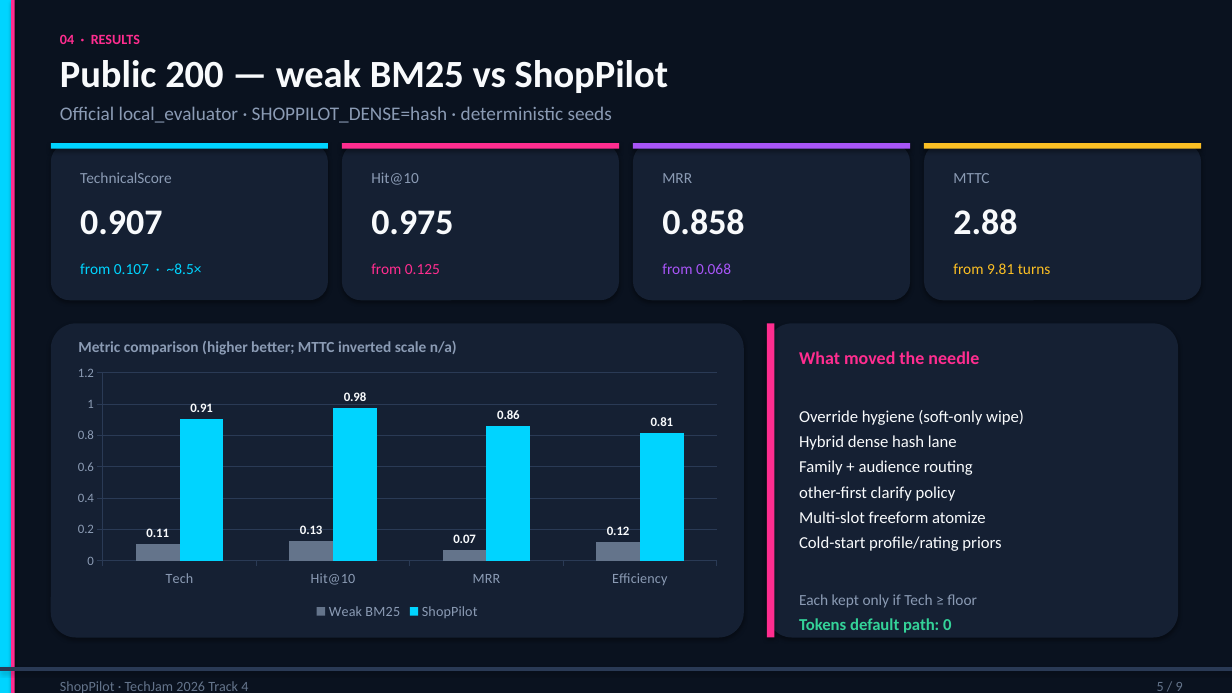
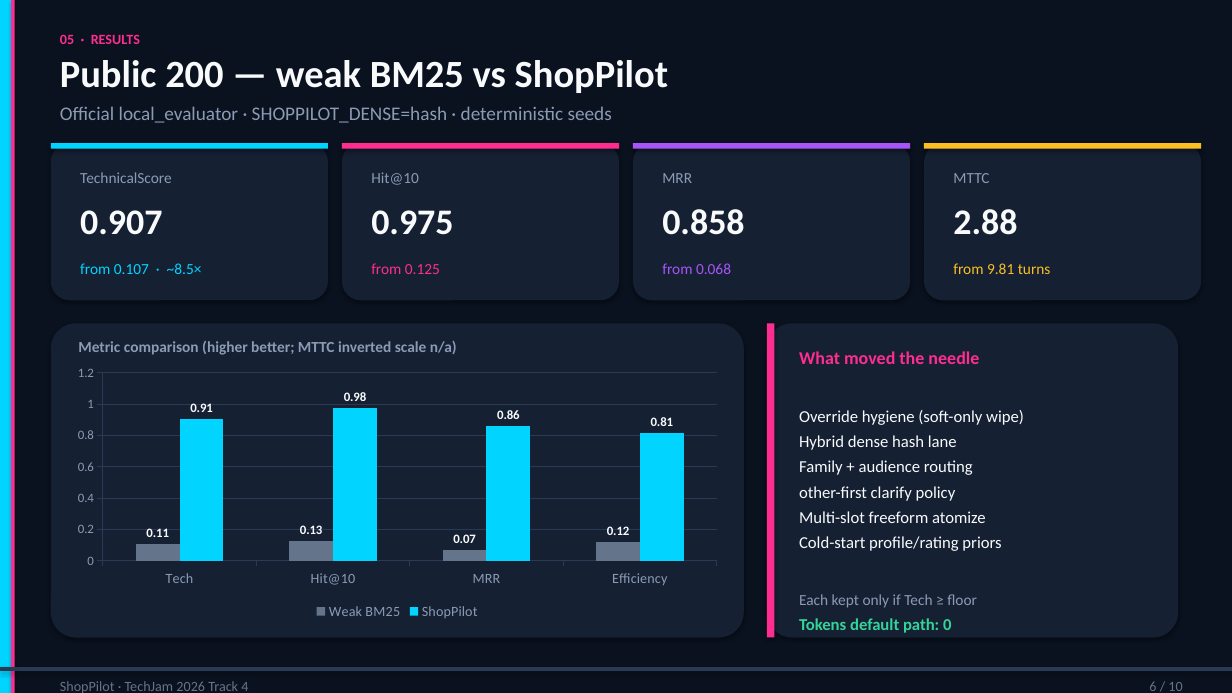
Before and after one commit to algorathem/techjam2026-shopping-copilot, a slide deck: slide 6 of docs/ShopPilot_Demo_Slides.pptx (slide 5 before the commit). Drawn at 1232x693 pixels with LibreOffice and Linux fonts; fonts in the diff are those of the drawing. Boxes give left, top, right and bottom in pixels: in the first picture for what was removed or moved away, otherwise in the second. Text is boxed around its words. In the diff, an @@ line names an element or a change of style, - is before the commit and + after.

```diff
--- a/docs/ShopPilot_Demo_Slides.pptx
+++ b/docs/ShopPilot_Demo_Slides.pptx
@@ text at [60, 34, 140, 44]: text changed @@
-04 · RESULTS
+05 · RESULTS
@@ text at [1149, 681, 1182, 691]: text changed @@
-5 / 9
+6 / 10
```
Also in this commit, not shown: 7 other slides changed, 2 slides added, 1 slide removed, 4 other files.
